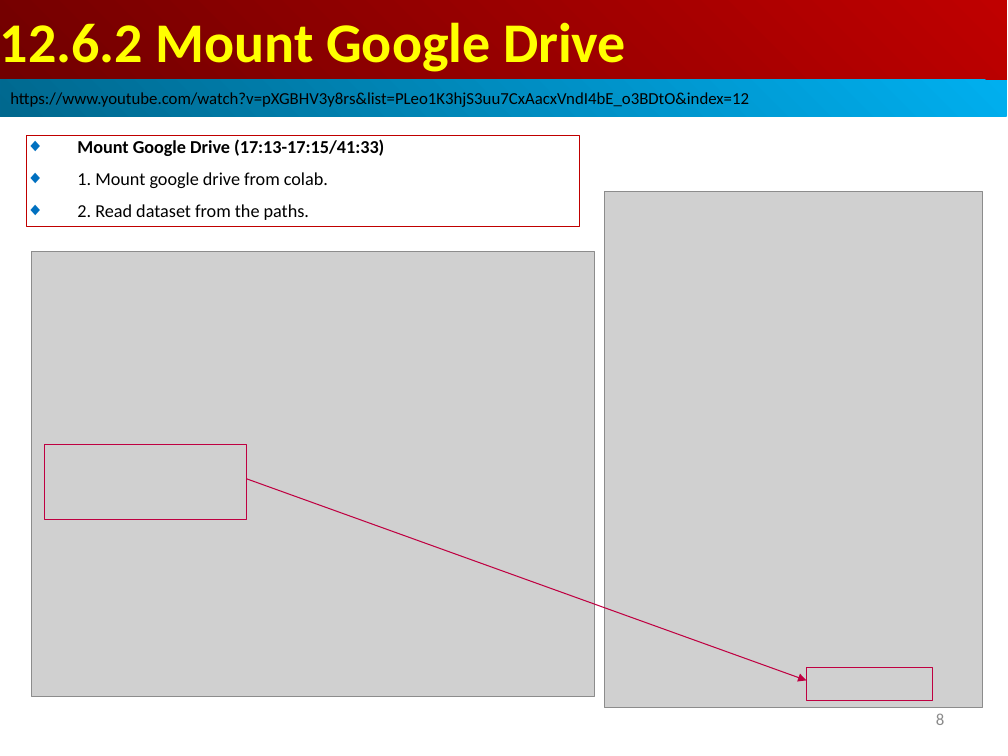
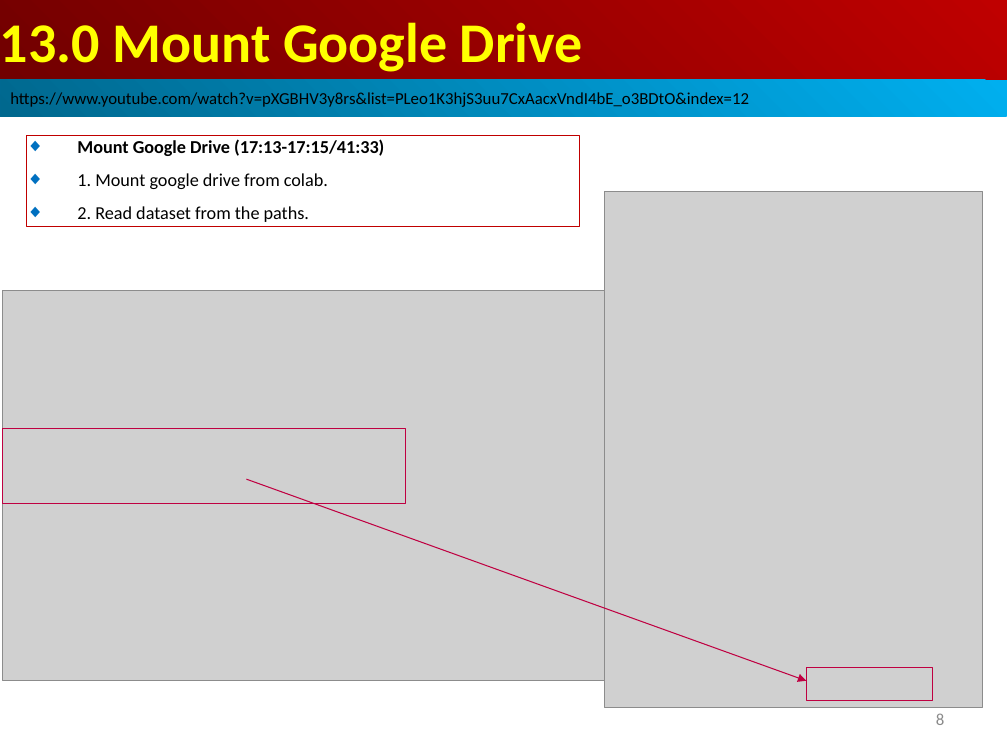
Before and after one commit to peterhchen/AIU_CS512_DL, a slide deck: slide 8 of 000_Lecture_Project/week04/01_Lecture/13.00_w03_review.ppt. Drawn at 1008x756 pixels with LibreOffice and Linux fonts; fonts in the diff are those of the drawing; grey boxes stand for pictures. Boxes give left, top, right and bottom in pixels: in the first picture for what was removed or moved away, otherwise in the second. Text is boxed around its words. In the diff, an @@ line names an element or a change of style, - is before the commit and + after.

```diff
--- a/000_Lecture_Project/week04/01_Lecture/13.00_w03_review.ppt
+++ b/000_Lecture_Project/week04/01_Lecture/13.00_w03_review.ppt
@@ text in rectangle at <box>0,22,583,72</box>: text changed @@
-12.6.2 Mount Google Drive
+13.0 Mount Google Drive
@@ picture: place and size @@
-picture at <box>31,252,594,697</box>
+picture at <box>2,291,932,680</box>
@@ rectangle: place and size @@
-rectangle at <box>45,445,247,520</box>
+rectangle at <box>2,428,405,504</box>
```
Also in this commit, not shown: 6 other slides changed.
